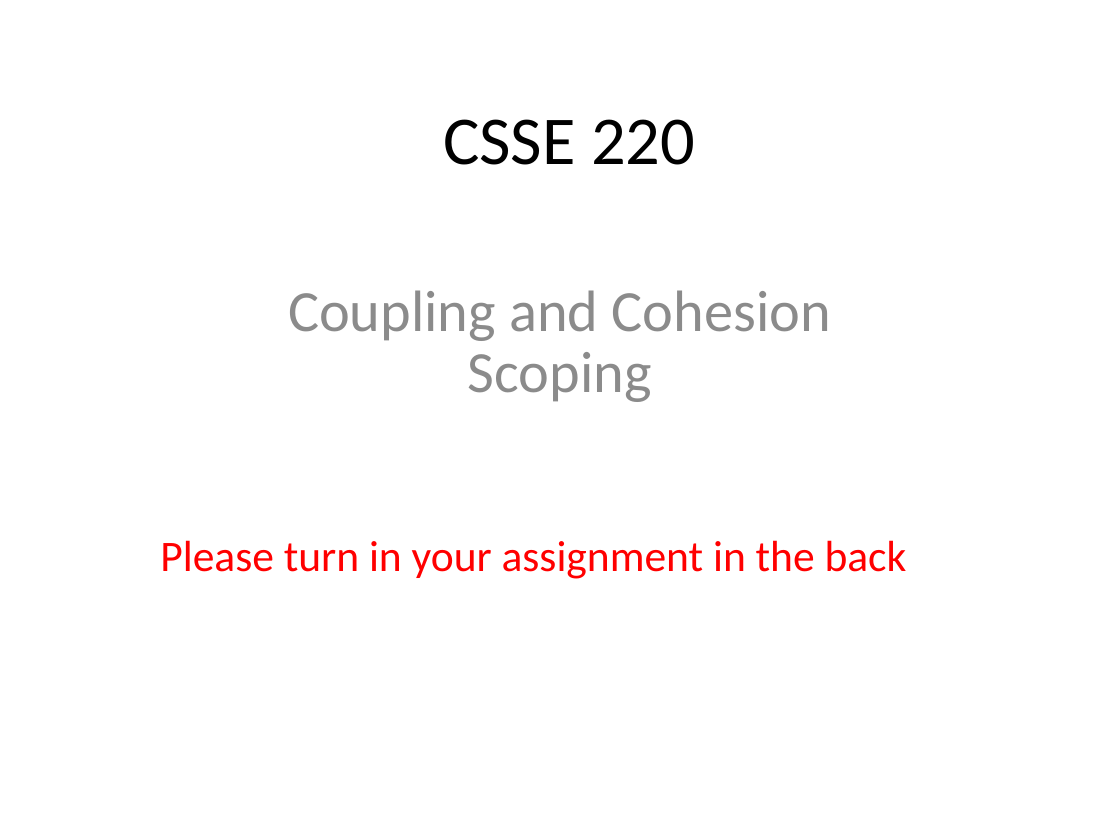
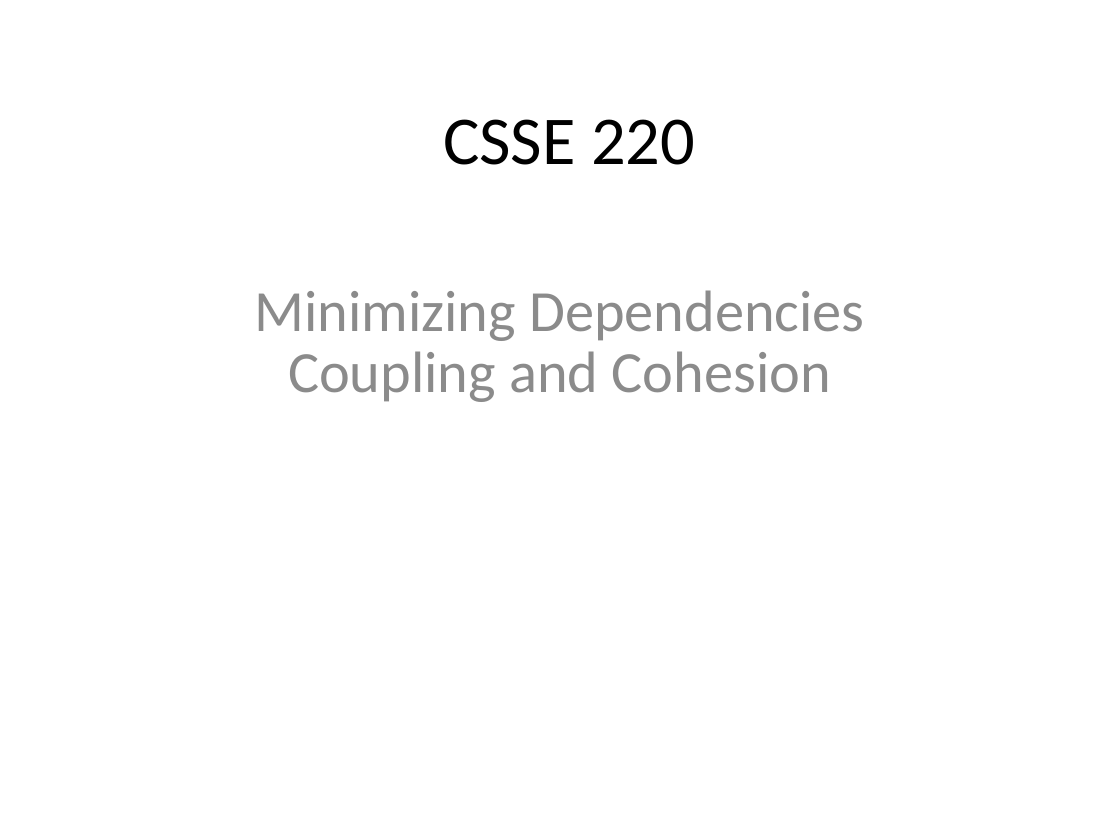
Before and after one commit to RHIT-CSSE/csse220, a slide deck: slide 1 of ClassMaterials/CohesionAndCoupling/Slides/Cohesion_And_Coupling.pptx. Drawn at 1120x840 pixels with LibreOffice and Linux fonts; fonts in the diff are those of the drawing. Boxes give left, top, right and bottom in pixels: in the first picture for what was removed or moved away, otherwise in the second. Text is boxed around its words. In the diff, an @@ line names an element or a change of style, - is before the commit and + after.

```diff
--- a/ClassMaterials/CohesionAndCoupling/Slides/Cohesion_And_Coupling.pptx
+++ b/ClassMaterials/CohesionAndCoupling/Slides/Cohesion_And_Coupling.pptx
@@ subtitle at (254, 290, 864, 341): paragraph added @@
+Minimizing Dependencies
@@ subtitle at (468, 352, 652, 402): paragraph removed @@
-Scoping
@@ text removed at (160, 540, 907, 579) @@
-Please turn in your assignment in the back
```
Also in this commit, not shown: 15 other slides changed, 1 slide added, 8 slides removed, 2 other files.
